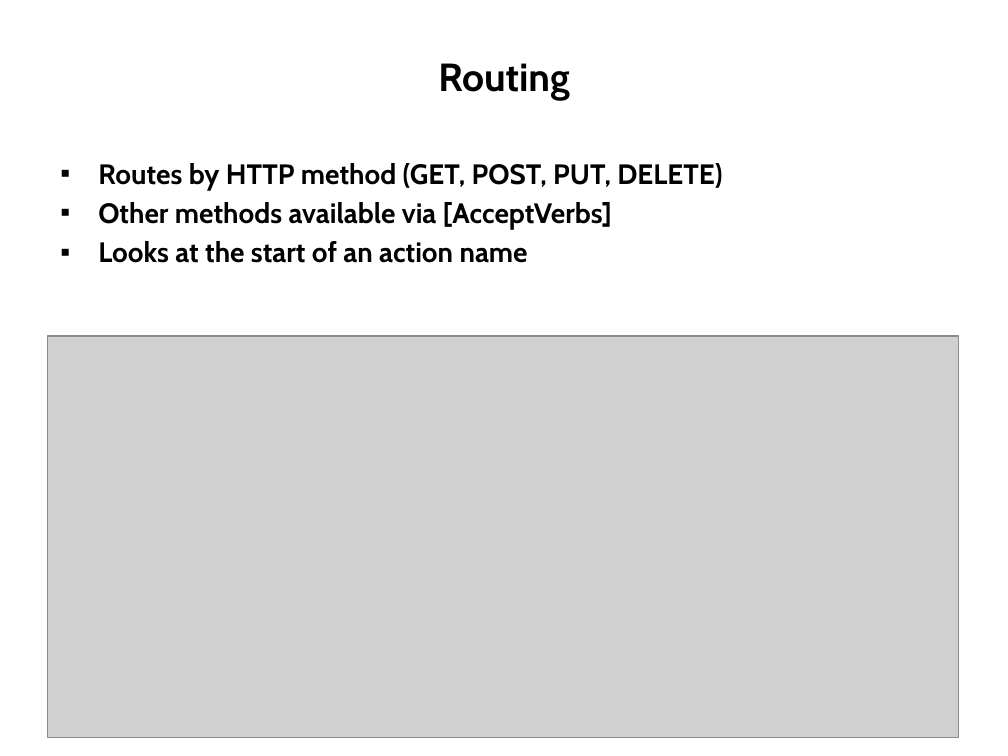
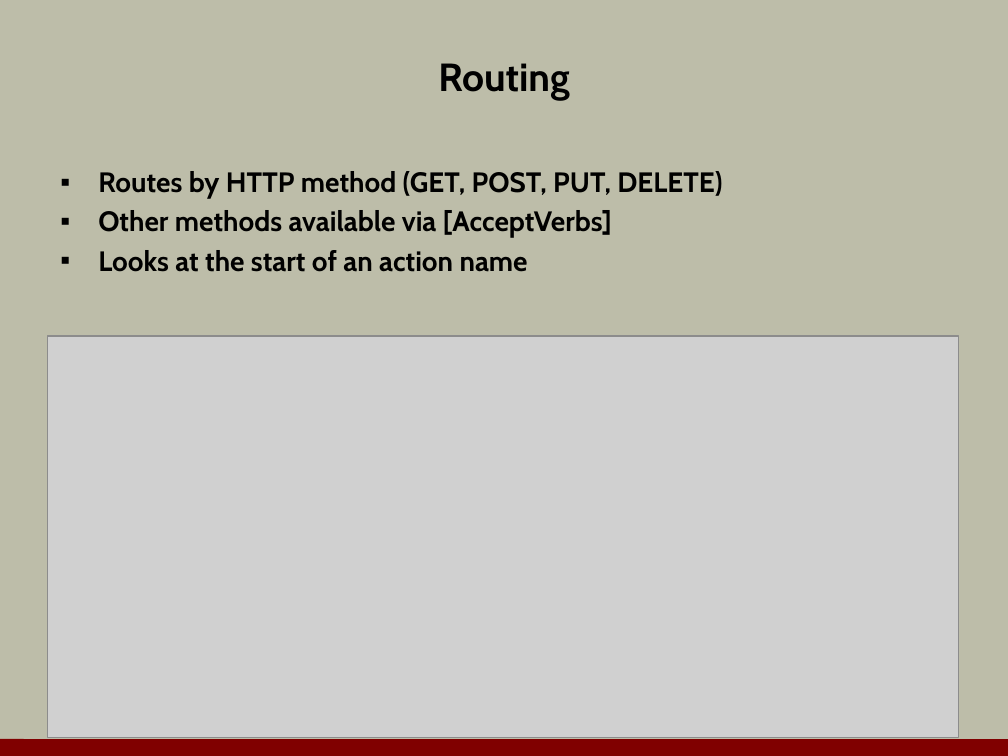
Before and after one commit to OdeToCode/classes, a slide deck: slide 6 of mvc/slides/14_webapi.pptx. Drawn at 1008x756 pixels with LibreOffice and Linux fonts; fonts in the diff are those of the drawing; grey boxes stand for pictures; background and template pictures are left out. Boxes give left, top, right and bottom in pixels: in the first picture for what was removed or moved away, otherwise in the second. Text is boxed around its words. In the diff, an @@ line names an element or a change of style, - is before the commit and + after.

```diff
--- a/mvc/slides/14_webapi.pptx
+++ b/mvc/slides/14_webapi.pptx
@@ background #FFFFFF to #BDBDA9 @@
@@ text "Routes by HTTP method (GET, ...": place and size @@
-text "Routes by HTTP method (GET, ..." at (98,163,722,263)
+text "Routes by HTTP method (GET, ..." at (98,171,722,272)
@@ line added from (0, 747) to (1008, 748), #800000 12 pt @@
```
Also in this commit, not shown: 14 other slides changed.
